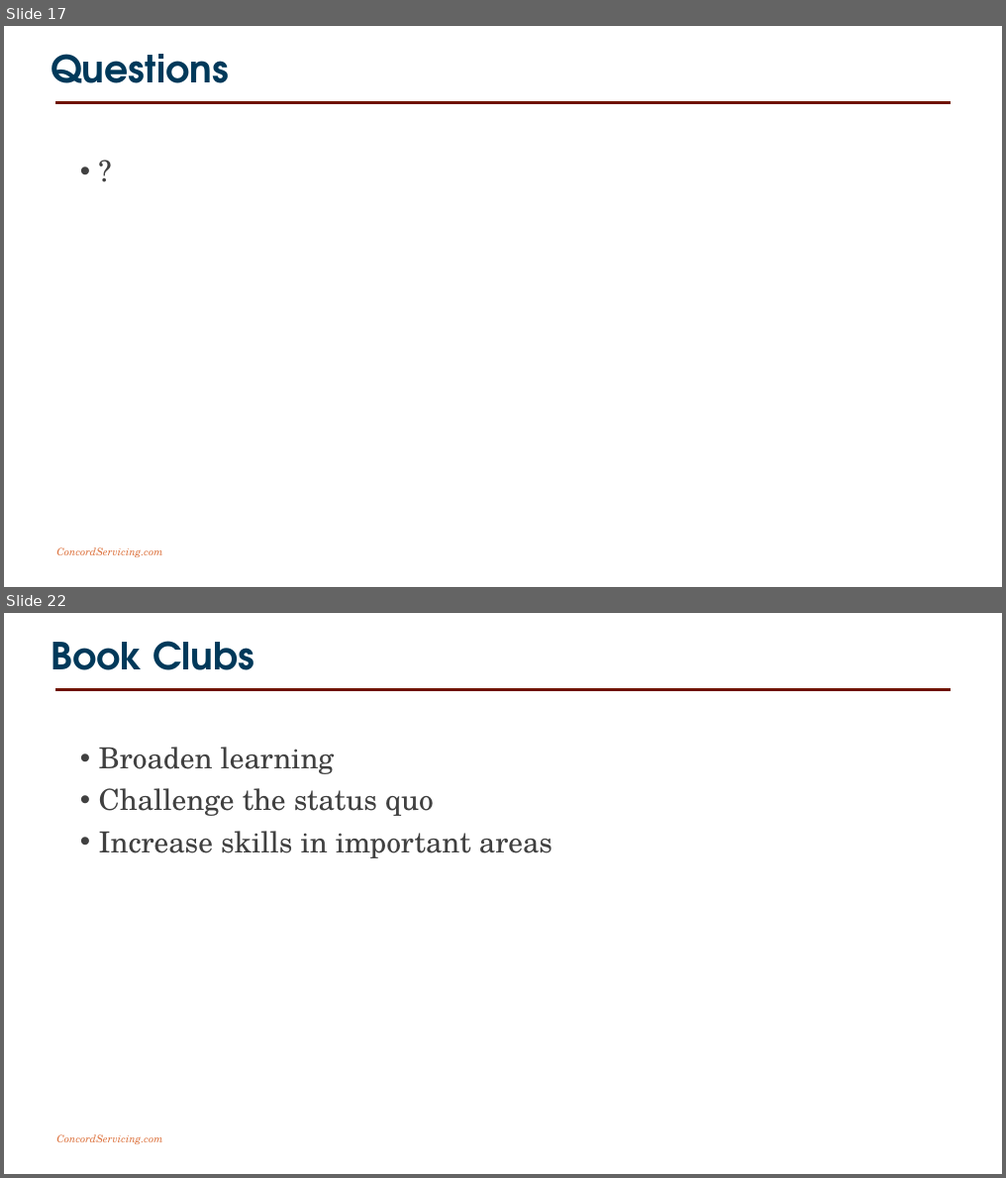
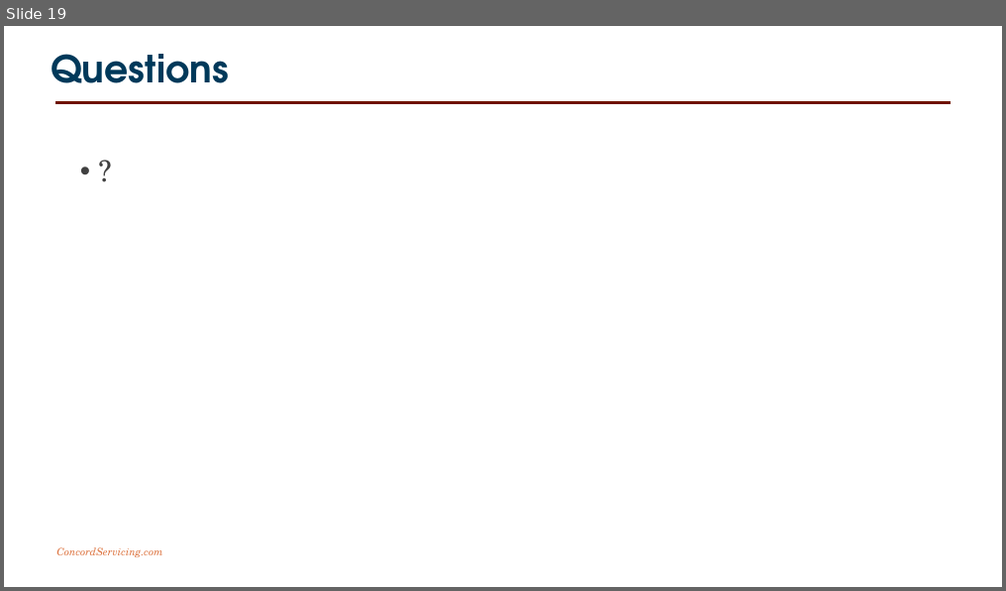
Before and after one commit to joncatlin/docker-compose-files, a slide deck: software defined infrastructure/20181013 Software Defined Infrastructure.pptx. Shown one above the other, each under a label of ours: slides 17 and 22 before the commit, slide 19 after it; the slides between them are not shown. The pictures are 1006x1178 and 1006x591 pixels, drawn with LibreOffice and Linux fonts; fonts in the diff are those of the drawing; background and template pictures are left out. Boxes give left, top, right and bottom in pixels: in the first picture for what was removed or moved away, otherwise in the second. Text is boxed around its words. In the diff, an @@ line names an element or a change of style, - is before the commit and + after.

```diff
--- a/software defined infrastructure/20181013 Software Defined Infrastructure.pptx
+++ b/software defined infrastructure/20181013 Software Defined Infrastructure.pptx
@@ slide 22 removed at (x1=4, y1=613, x2=1002, y2=1174), background #FFFFFF; not listed: 2 template elements that a slide beside it also shows @@
@@ title removed at (x1=51, y1=641, x2=254, y2=670) @@
-Book Clubs
@@ text removed at (x1=99, y1=747, x2=552, y2=859) @@
-• Broaden learning
-• Challenge the status quo
-• Increase skills in important areas
@@ what was slide 17 is now slide 19 @@
```
Also in this commit, not shown: 10 slides changed, 4 slides added, 5 other slides removed, 2 other files.
